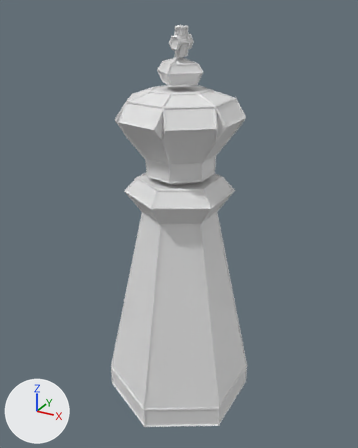
A saved change to the Blender file artworks/model.blend.
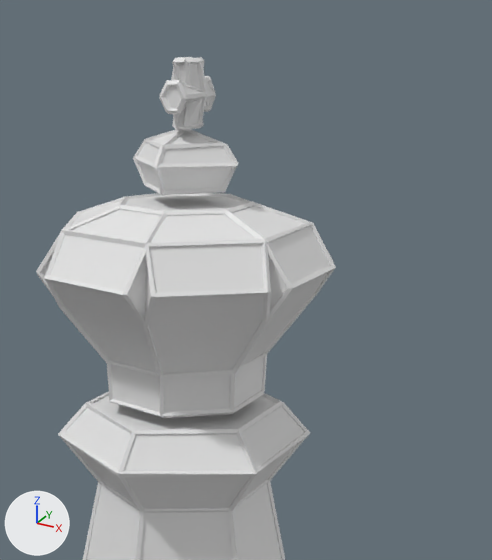
The first picture shows the older version from a 50 mm camera at (1.36, -2.48, 2.48) aimed at (-0.01, 0.01, 1.23). The close-ups show both versions on the part from 28% to 88% of the width and 0% to 55% of the height of that picture; other places that the commit changed are outside them. Every picture has the same lights, and +X, +Y and +Z are marked at lower left. The same objects are shown in both versions, whatever each file hides.

Objects in the first close-up: '6_king', '6_king_line'.
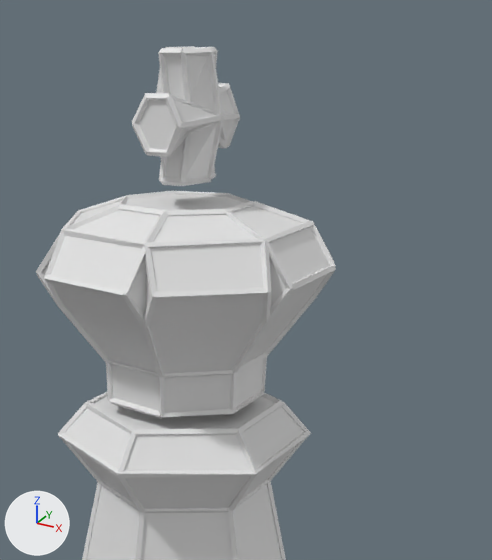
What the commit changed:
me_柱体_033 has 127 vertices, 123 faces and spans x -2.7..2.7, y -3.1..3.1, z -1.3..14.2.
me_柱体_033 is used by ob_6_king; location (0.0, 0.0, 0.203); scale (0.153, 0.153, 0.153).
me_柱体_033 part 1: the loose piece of 34 vertices spanning x -0.2..0.4, y -0.5..0.5, z 13.3..14.2 is scaled about its middle by 2, then moved by (0.0, 0.0, -0.3).
me_柱体_033 part 2: the loose piece of 13 vertices spanning x -0.9..0.9, y -0.9..0.9, z 12.4..13.2 is deleted.
me_6_king_line_001 is used by ob_6_king_line; location (0.0, 0.0, 0.203); scale (0.153, 0.153, 0.153).
me_6_king_line_001 had 1052 vertices, 912 faces and spanned x -2.8..2.7, y -3.1..3.1, z -1.4..14.3.
me_6_king_line_001 now has 948 vertices, 792 faces and spans x -2.8..2.8, y -3.1..3.1, z -1.4..14.4.
me_6_king_line_001 part 3: the loose piece of 32 vertices spanning x -0.2..0.3, y -0.5..0.0, z 13.5..14.3 is copied, and the copy is scaled about its middle by (1.97, 1.98, 1.99), then moved by (0.0, -0.2, -0.2); it spans x -0.5..0.5, y -1.0..0.0, z 12.9..14.4.
me_6_king_line_001 part 4: the loose piece of 20 vertices spanning x 0.0..0.4, y -0.3..0.0, z 13.2..14.2 is copied, and the copy is scaled about its middle by (1.96, 1.95, 2), then moved by (0.1, -0.1, -0.3); it spans x -0.1..0.7, y -0.6..0.0, z 12.4..14.4.
me_6_king_line_001 part 5: the loose piece of 8 vertices spanning x -0.2..0.0, y 0.4..0.5, z 13.7..14.0 is scaled about its middle by (1.56, 1.2, 1.98), then moved by (0.4, 0.5, -0.7).
me_6_king_line_001 part 6: the loose piece of 12 vertices spanning x 0.1..0.2, y -0.5..-0.2, z 13.3..13.7 is scaled about its middle by (1.2, 1.97, 1.98), then moved by (0.1, -0.3, -0.6).
me_6_king_line_001 part 7: the loose piece of 12 vertices spanning x 0.1..0.2, y 0.1..0.5, z 13.8..14.2 is scaled about its middle by (1.2, 1.97, 1.98), then moved by (0.1, 0.3, -0.1).
me_6_king_line_001 part 8: the loose piece of 8 vertices spanning x -0.2..0.0, y 0.0..0.2, z 14.2..14.3 is multiplied about its middle by the matrix ((0.308, 0.709, 1.355), (-1.431, 0.621, 0.0), (-0.539, -1.243, 0.773)), then moved by (-0.1, -1.1, -1.0).
me_6_king_line_001 part 9: the loose piece of 8 vertices spanning x -0.2..0.0, y 0.0..0.2, z 14.2..14.3 is copied, and the copy is scaled about its middle by (1.8, 1.99, 1.2), then moved by (-0.1, 0.1, 0.1); it spans x -0.4..0.0, y -0.1..0.5, z 14.3..14.4.
me_6_king_line_001 part 10: the loose piece of 36 vertices spanning x -0.2..0.4, y -0.5..0.2, z 13.7..14.2 is deleted.
me_6_king_line_001 part 11: 72 vertices moved within x -2.7..2.7, y -3.1..2.4, z -1.3..13.7; 397 vertices removed from x -2.7..2.7, y -3.1..3.0, z -1.3..14.3; 269 vertices added at x -2.7..2.8, y -3.0..3.0, z -1.3..14.4.

Boxes [x1, y1, x2, y2] around the edits, measured in the close-ups (492 x 560 px; the box of a moved part takes in the faces that stretch with it):
'6_king', reshaped
    before: [42, 64, 331, 560]
    after: [43, 55, 330, 560]
'6_king_line', reshaped
    before: [36, 57, 336, 560]
    after: [36, 46, 336, 560]
part 1 of me_柱体_033, moved or reshaped
    before: [165, 64, 212, 124]
    after: [139, 55, 235, 179]
part 2 of me_柱体_033, deleted
    before: [138, 131, 233, 190]
part 3 of me_6_king_line_001, added
    after: [144, 48, 183, 157]
part 4 of me_6_king_line_001, added
    after: [161, 52, 224, 186]
part 5 of me_6_king_line_001, moved or reshaped (not visible before)
    after: [227, 118, 240, 146]
part 6 of me_6_king_line_001, moved or reshaped
    before: [181, 101, 191, 127]
    after: [171, 132, 191, 182]
part 7 of me_6_king_line_001, moved or reshaped
    before: [203, 61, 211, 83]
    after: [214, 51, 230, 95]
part 8 of me_6_king_line_001, moved or reshaped
    before: [177, 57, 192, 59]
    after: [132, 123, 150, 152]
part 9 of me_6_king_line_001, added
    after: [165, 46, 195, 50]
part 10 of me_6_king_line_001, deleted
    before: [173, 62, 207, 94]
part 11 of me_6_king_line_001, moved or reshaped
    before: [37, 57, 336, 560]
    after: [36, 47, 336, 560]
